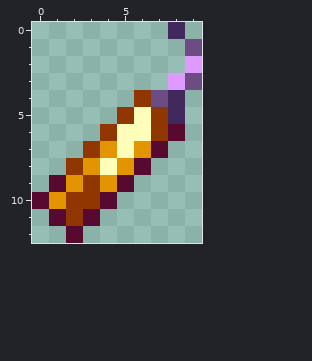
Pixel-art sprite -- Content/Items/Weapons/Thrown/Crackler.png. Above, as it was before the edit.
The file is 20x26 pixels, drawn in blocks of 2x2; one block is one cell here.
Once edited:
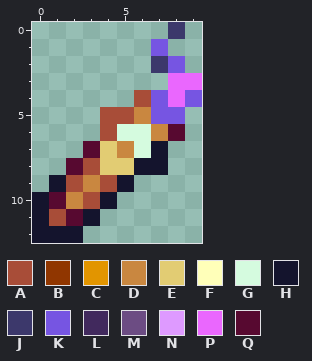
Palette (. is transparent): A #a84d38  B #903600  C #e29500  D #c98740  E #e2cc73  F #ffffb9  G #d5fbdf  H #14142d  J #3c386b  K #7655e2  L #41295d  M #6c4c83  N #de9aff  P #ea67fe  Q #570930
Change:
@@ x 0..9 @@
- 0 ........L.
- 1 .........M
- 2 .........N
- 3 ........NM
- 4 ......BML.
- 5 .....BFBL.
- 6 ....BFFBQ.
- 7 ...BCFCQ..
- 8 ..BCFCQ...
- 9 .QCBCQ....
-10 QCBBQ.....
-11 .QBQ......
-12 ..Q.......
+ 0 ........J.
+ 1 .......K..
+ 2 .......JK.
+ 3 ........PP
+ 4 ......AKPK
+ 5 ....AADKK.
+ 6 ....AGGDQ.
+ 7 ...QEDGH..
+ 8 ..QAEEHH..
+ 9 .HADAH....
+10 HQDAH.....
+11 HAQH......
+12 HHH.......
Changed places in both pictures, as pixel boxes (x1, y1, x2, y2):
changed: (32, 22, 202, 243)
